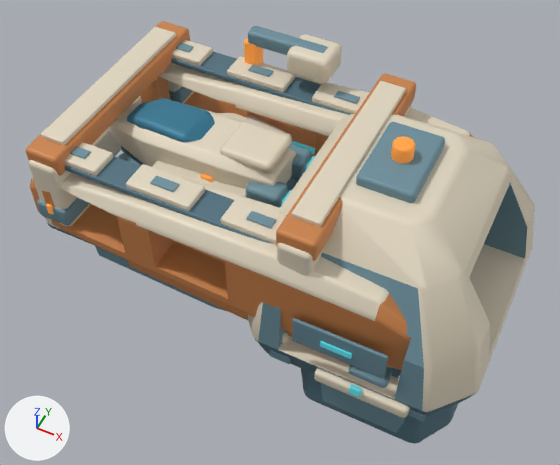
The Blender file space-battleship/art_sources/planet_facilities_v5/shipyard.blend: old version first, new version second.
Camera for both pictures: a 50 mm lens placed at (0.94, -3.69, 4.77), pointed at (-0.83, -0.15, 0.34). The axes (+X, +Y, +Z) are drawn at lower left. The lights are the same throughout. The first picture is the older version.

Script lines for the objects in view, before the commit:
```python
me_cube_079 = bpy.data.meshes.new('Cube.079')
me_cube_079.from_pydata(...)  # 56 vertices, 54 faces; spans x -0.325..0.325, y -0.06..0.06, z -0.06..0.06
me_cube_079.materials.append(mat_blue_service_housing)  # cyan #6f93a0
me_faceted_blue_cockpit_canopy = bpy.data.meshes.new('Faceted blue cockpit canopy')
me_faceted_blue_cockpit_canopy.from_pydata(...)  # 138 vertices, 132 faces; spans x -2.17..-1.47, y -0.189..0.189, z 0.85..1.03
me_faceted_blue_cockpit_canopy.materials.append(mat_shuttle_cockpit_glass)  # cyan #357c97
ob_crane_dark_folding_jib = bpy.data.objects.new('Crane dark folding jib', me_cube_079)
ob_crane_dark_folding_jib.parent = ob_craneslide
ob_crane_dark_folding_jib.location = (-1.24, 0.81, 1.31)
ob_docked_small_craft = bpy.data.objects.new('Docked small craft', None)
ob_docked_small_craft.parent = ob_facility
ob_docked_small_craft.location = (0.0, 0.0, 0.0)
ob_faceted_blue_cockpit_canopy = bpy.data.objects.new('Faceted blue cockpit canopy', me_faceted_blue_cockpit_canopy)
ob_faceted_blue_cockpit_canopy.parent = ob_docked_small_craft
ob_faceted_blue_cockpit_canopy.location = (0.0, 0.0, 0.0)
# also in view: 'Upper armor cassette on pressure cheek.002' at (-0.69, -0.7, 1.05); 'Dock portal upper armor.001' at (-2.31, 0.0, 1.15); 'Dock portal upper armor' at (-0.36, 0.0, 1.27); 'Continuous ochre berth pressure cheek' at (-1.0, -0.7, 0.66); 'Pressure shell blue service recess' at (0.03, -1.02, 0.53)
```
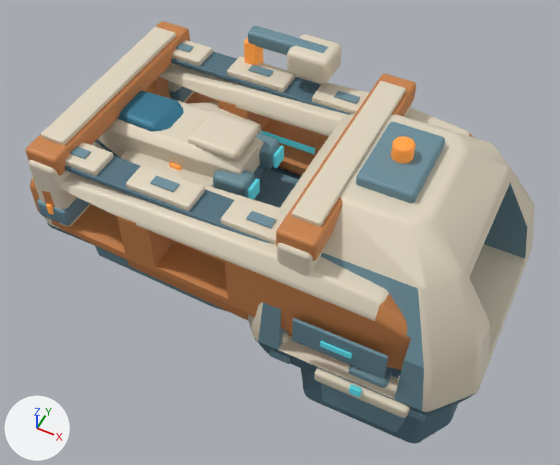
ob_docked_small_craft is not drawn itself; it is the parent of ob_ivory_shuttle_pressure_shell, ob_deep_blue_shuttle_belly, ob_faceted_blue_cockpit_canopy, ob_shuttle_ivory_rear_armor, ob_shuttle_swept_ivory_wing, ob_blue_engine_fairing, ob_cyan_rear_nozzle, ob_warm_docked_status.

Boxes [x1, y1, x2, y2] around the edits, measured in the pictures (560 x 465 px):
'Ivory shuttle pressure shell', moved: before [109, 103, 296, 189]; after [98, 92, 264, 177]
'Shuttle ivory rear armor', moved: before [220, 122, 291, 173]; after [187, 111, 258, 161]
'Faceted blue cockpit canopy', moved: before [127, 98, 215, 142]; after [117, 91, 184, 132]
'Blue engine fairing', moved: before [246, 181, 288, 208]; after [213, 170, 255, 198]
'Shuttle swept ivory wing', moved: before [152, 161, 247, 197]; after [121, 150, 214, 187]
'Blue engine fairing.001', moved: before [289, 144, 312, 181]; after [256, 133, 279, 169]
'Shuttle swept ivory wing.001', moved: before [218, 113, 292, 144]; after [190, 102, 261, 134]
'Deep blue shuttle belly', moved (mostly hidden): before [121, 146, 295, 192]; after [95, 139, 263, 179]
'Cyan rear nozzle', moved: before [282, 190, 291, 204]; after [248, 178, 260, 200]
'Cyan rear nozzle.001', moved: before [306, 156, 315, 169]; after [273, 145, 284, 168]
'Warm docked status', moved: before [200, 173, 213, 182]; after [169, 162, 182, 170]

What the commit changed:
Object 'Docked small craft' (ob_docked_small_craft) moves from (0.0, 0.0, 0.0) to (-0.27, 0.0, 0.0).
